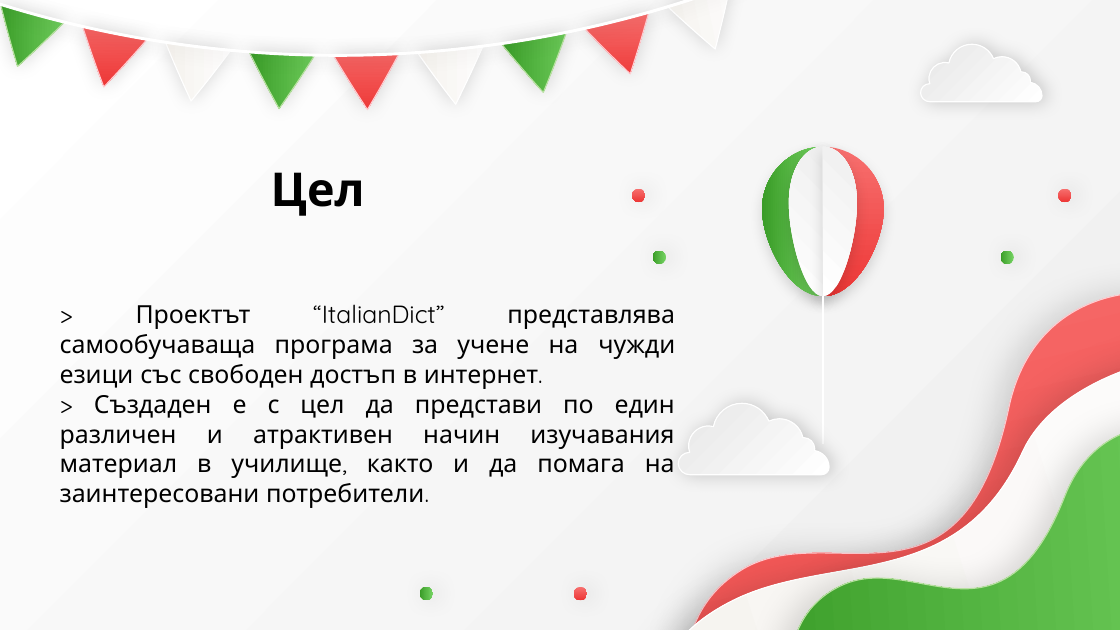
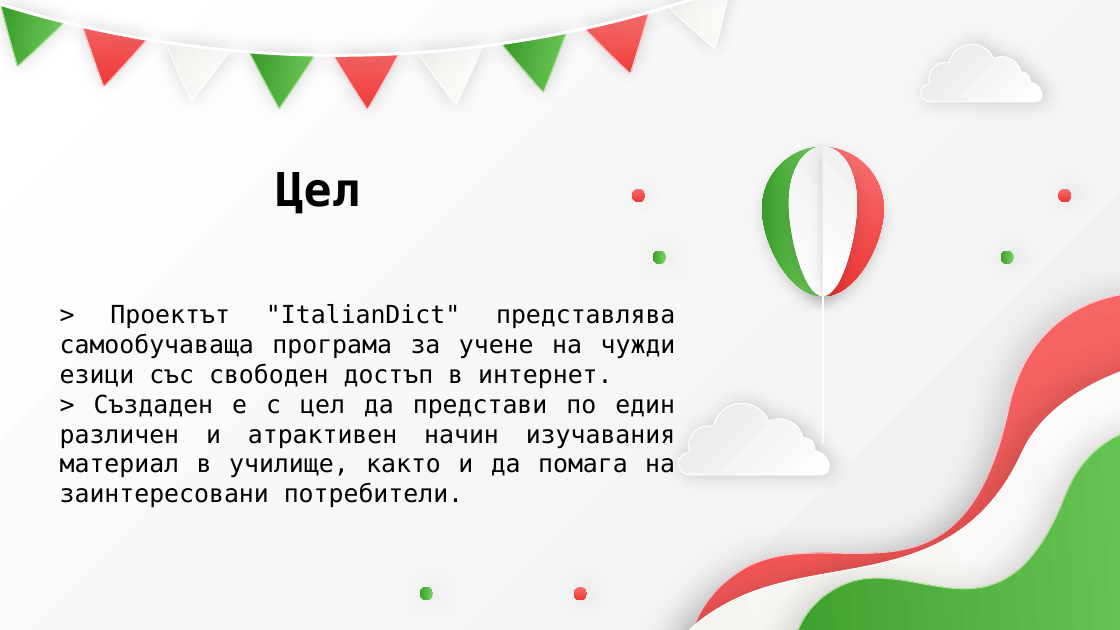
Before and after one commit to romanov-lyubomir/eurodict, a slide deck: slide 2 of documentation/EuroDict.pptx. Drawn at 1120x630 pixels with LibreOffice and Linux fonts; fonts in the diff are those of the drawing. Boxes give left, top, right and bottom in pixels: in the first picture for what was removed or moved away, otherwise in the second. Text is boxed around its words. In the diff, an @@ line names an element or a change of style, - is before the commit and + after.

```diff
--- a/documentation/EuroDict.pptx
+++ b/documentation/EuroDict.pptx
@@ title "Цел" at (276, 172, 360, 214): font Quicksand to DejaVu Sans Mono @@
@@ subtitle at (60, 304, 676, 389): text changed; font Quicksand to DejaVu Sans Mono @@
-> Проектът “ItalianDict” представлява самообучаваща програма за учене на чужди езици със свободен достъп в интернет.
+> Проектът "ItalianDict" представлява самообучаваща програма за учене на чужди езици със свободен достъп в интернет.
@@ subtitle at (60, 394, 675, 508): font Quicksand to DejaVu Sans Mono in "> Създаден е с цел да представи ..." @@
```
Also in this commit, not shown: 2 other slides changed, 2 other files.
